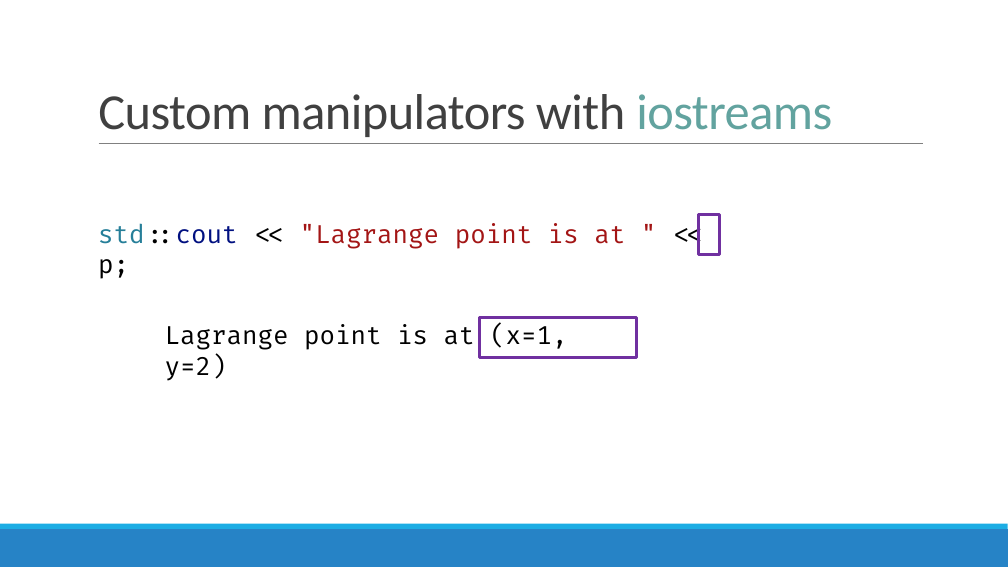
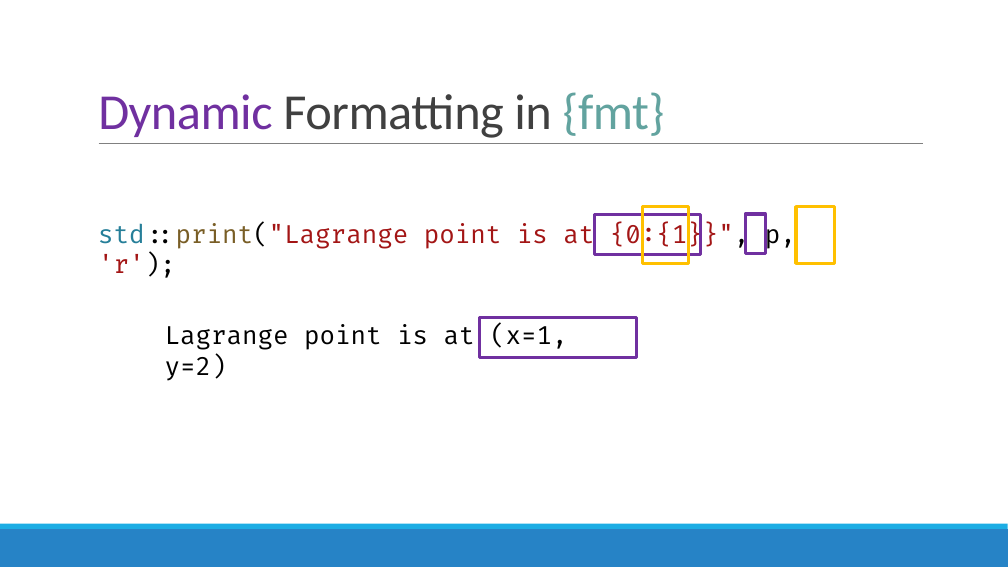
Before and after one commit to brevzin/cpp_proposals, a slide deck: slide 56 of talks/202209_cppcon/The Surprising Complexity of Formatting Ranges.pptx (slide 22 before the commit). Drawn at 1008x567 pixels with LibreOffice and Linux fonts; fonts in the diff are those of the drawing. Boxes give left, top, right and bottom in pixels: in the first picture for what was removed or moved away, otherwise in the second. Text is boxed around its words. In the diff, an @@ line names an element or a change of style, - is before the commit and + after.

```diff
--- a/talks/202209_cppcon/The Surprising Complexity of Formatting Ranges.pptx
+++ b/talks/202209_cppcon/The Surprising Complexity of Formatting Ranges.pptx
@@ title at <box>98,92,665,138</box>: text changed @@
-Custom manipulators with iostreams
+Dynamic Formatting in {fmt}
@@ rectangle added at <box>643,206,688,263</box>, outline #FFC000 3 pt @@
@@ rectangle added at <box>796,206,835,263</box>, outline #FFC000 3 pt @@
@@ text at <box>98,223,796,250</box>: text changed @@
-std::cout << "Lagrange point is at " << p;
+std::print("Lagrange point is at {0:{1}}", p, 'r');
@@ rectangle added at <box>595,215,701,255</box>, outline #7030A0 3 pt @@
@@ rectangle: place and size @@
-rectangle at <box>699,215,719,255</box>
+rectangle at <box>746,214,766,254</box>
```
Also in this commit, not shown: 59 other slides changed, 38 slides added, 11 slides removed.
